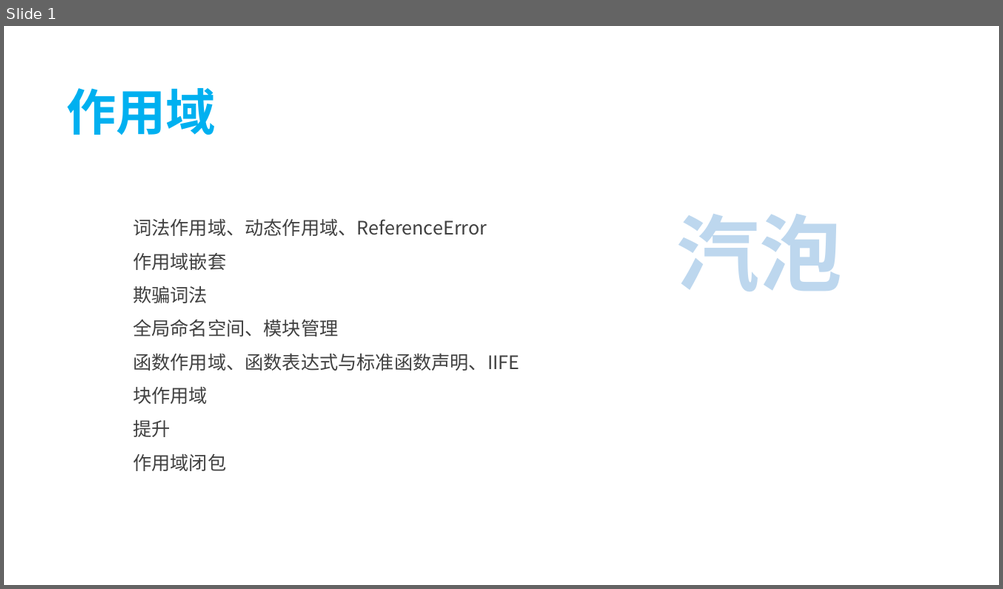
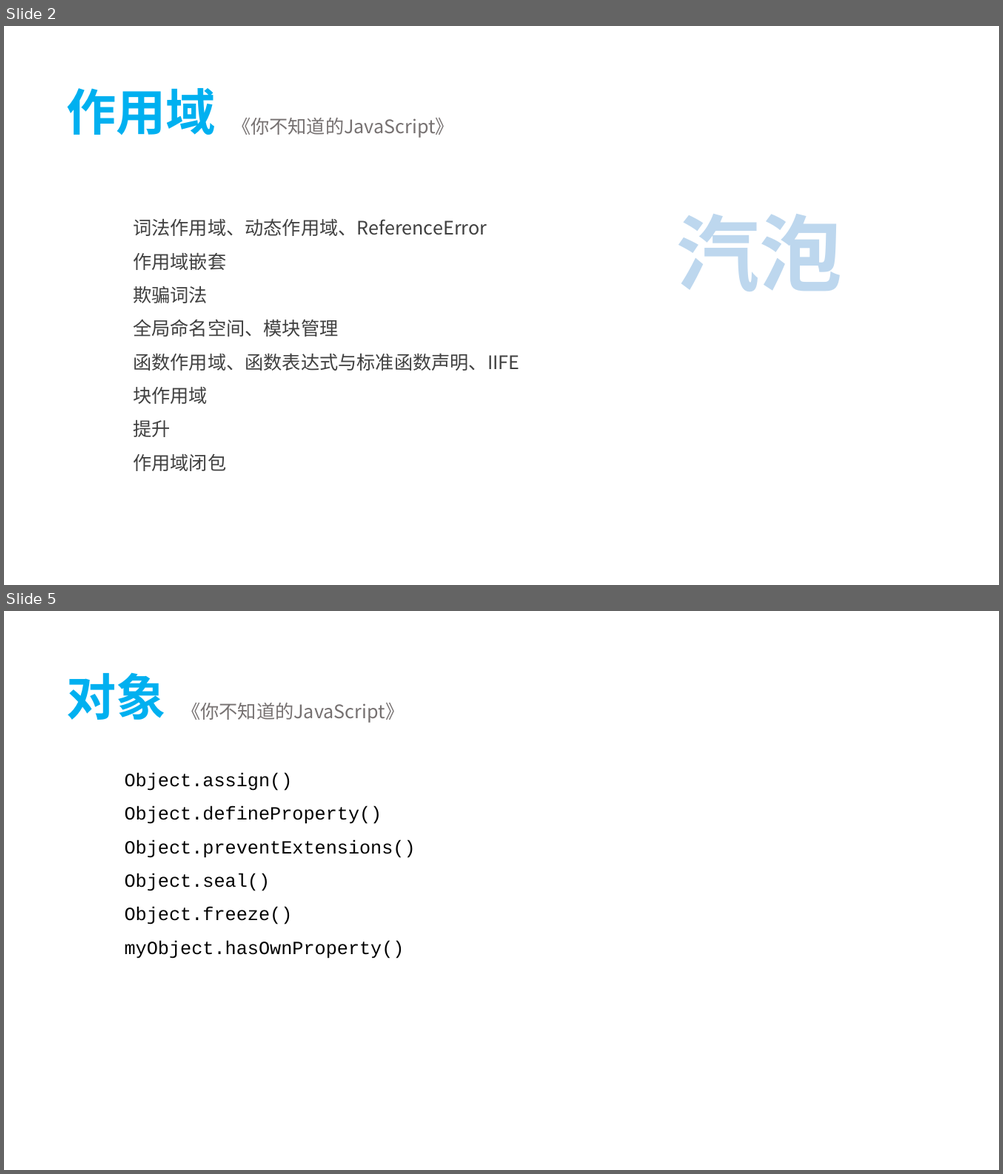
Before and after one commit to tecshuttle/interview, a slide deck: 2 前端/《你不知道的JavaScript》.pptx. Shown one above the other, each under a label of ours: slide 1 before the commit, slides 2 and 5 after it; the slides between them are not shown. The pictures are 1003x589 and 1003x1174 pixels, drawn with LibreOffice and Linux fonts; fonts in the diff are those of the drawing. Boxes give left, top, right and bottom in pixels: in the first picture for what was removed or moved away, otherwise in the second. Text is boxed around its words. In the diff, an @@ line names an element or a change of style, - is before the commit and + after.

```diff
--- a/2 前端/《你不知道的JavaScript》.pptx
+++ b/2 前端/《你不知道的JavaScript》.pptx
@@ slide 5 added at (4,611,999,1170), background #FFFFFF @@
@@ text added at (66,672,165,720), 48 pt, text #00B0F0, bold @@
+对象
@@ text added at (182,703,404,723), 18 pt, text #767171 @@
+《你不知道的JavaScript》
@@ text added at (125,773,415,959), 18 pt, text #000000 @@
+Object.assign()
+Object.defineProperty()
+Object.preventExtensions()
+Object.seal()
+Object.freeze()
+myObject.hasOwnProperty()
@@ what was slide 1 is now slide 2 @@
@@ slide 2 changed as well @@
@@ text added at (232,118,454,138), 18 pt, text #767171 @@
+《你不知道的JavaScript》
```
Also in this commit, not shown: 9 other slides added, 2 other files.
